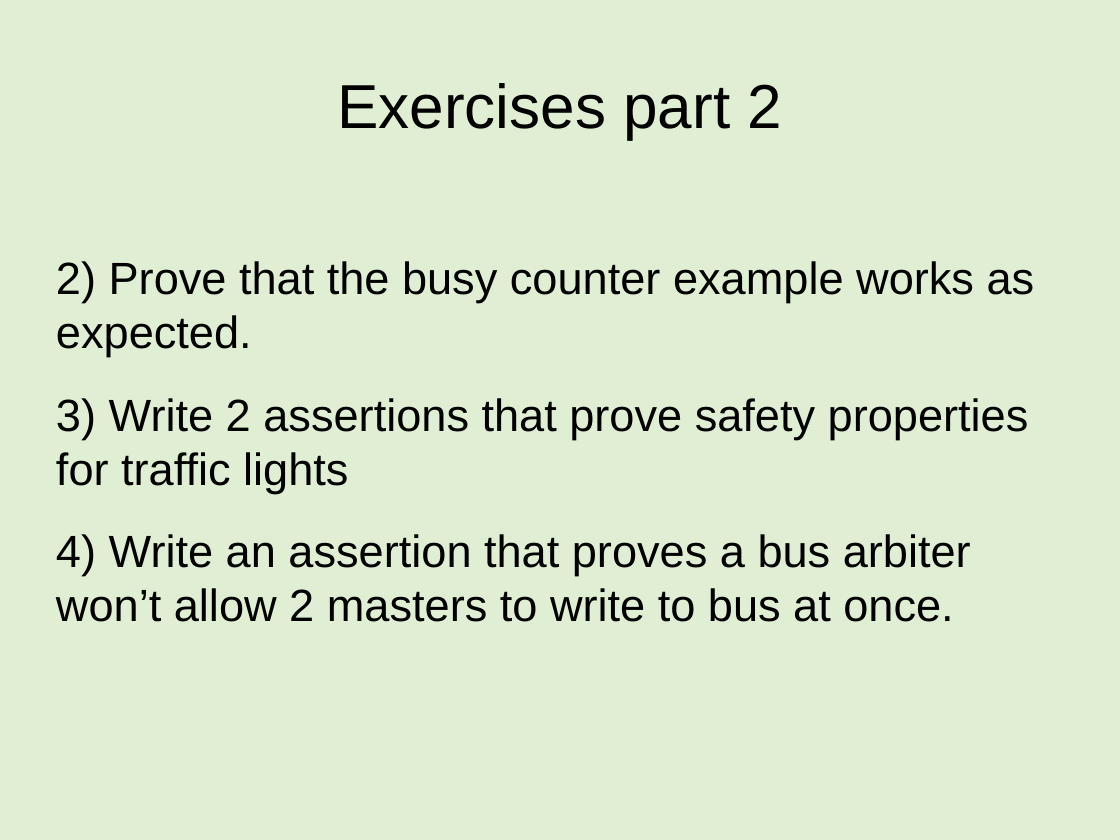
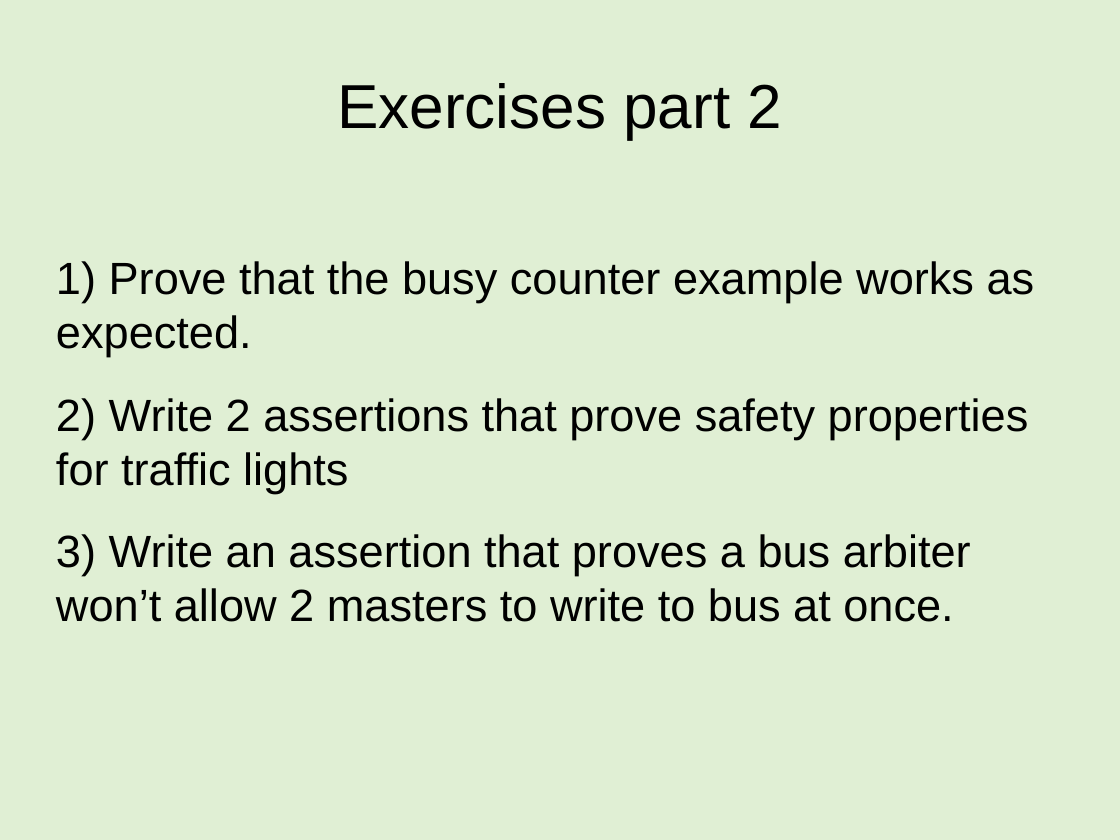
Before and after one commit to mattvenn/formal-intro-course, a slide deck: slide 33 of intro-course-slides.odp (slide 36 before the commit). Drawn at 1120x840 pixels with LibreOffice and Linux fonts; fonts in the diff are those of the drawing. Boxes give left, top, right and bottom in pixels: in the first picture for what was removed or moved away, otherwise in the second. Text is boxed around its words. In the diff, an @@ line names an element or a change of style, - is before the commit and + after.

```diff
--- a/intro-course-slides.odp
+++ b/intro-course-slides.odp
@@ subtitle at <box>56,261,1035,622</box>: text changed @@
-2) Prove that the busy counter example works as expected.
-3) Write 2 assertions that prove safety properties for traffic lights
-4) Write an assertion that proves a bus arbiter won’t allow 2 masters to write to bus at once.
+1) Prove that the busy counter example works as expected.
+2) Write 2 assertions that prove safety properties for traffic lights
+3) Write an assertion that proves a bus arbiter won’t allow 2 masters to write to bus at once.
```
Also in this commit, not shown: 2 other slides changed, 1 slide removed.
